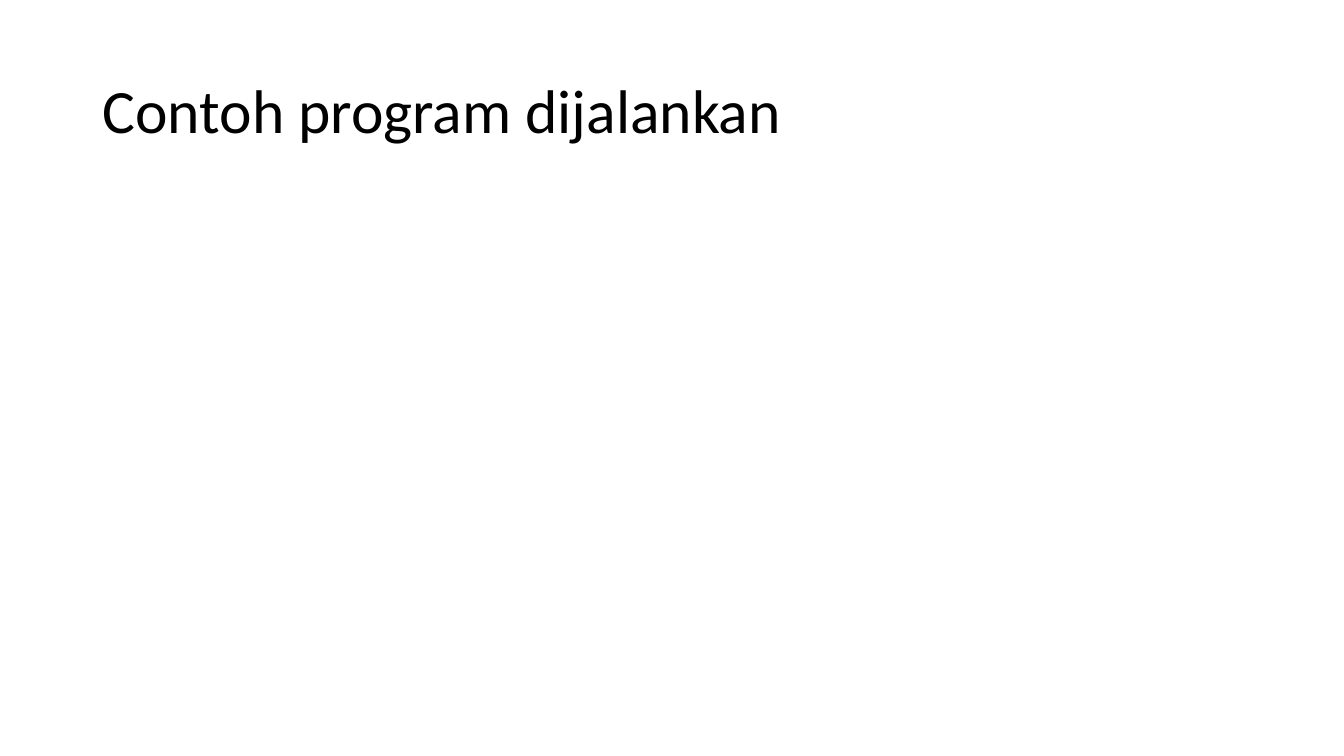
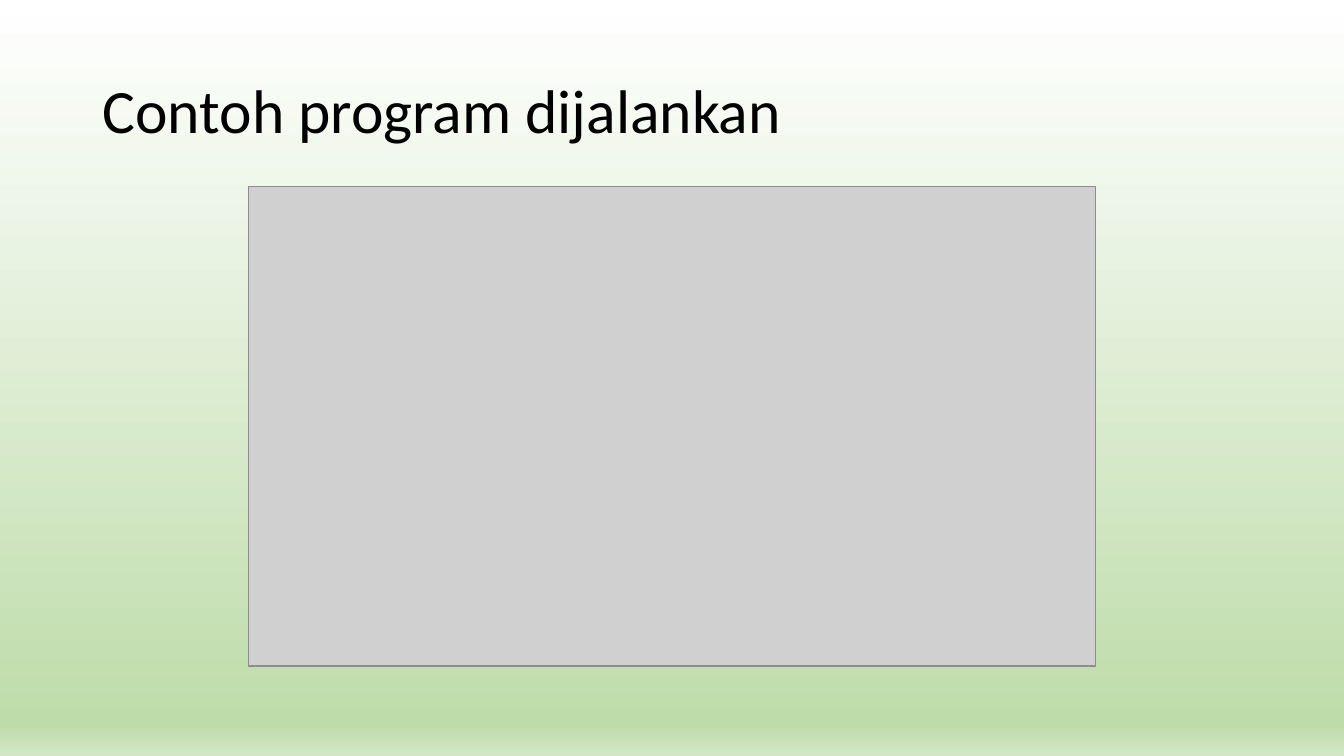
Before and after one commit to rainzoneg/Restoran-Virtual-Mesin, a slide deck: slide 8 of Food Delivery System.pptx. Drawn at 1344x756 pixels with LibreOffice and Linux fonts; fonts in the diff are those of the drawing; grey boxes stand for pictures. Boxes give left, top, right and bottom in pixels: in the first picture for what was removed or moved away, otherwise in the second. Text is boxed around its words. In the diff, an @@ line names an element or a change of style, - is before the commit and + after.

```diff
--- a/Food Delivery System.pptx
+++ b/Food Delivery System.pptx
@@ background #FFFFFF to gradient #FFFFFF to #BEDCAA to #D4E8C6 @@
@@ picture added at <box>248,187,1096,666</box> @@
```
Also in this commit, not shown: 2 other slides changed, 3 slides added, 3 slides removed.
